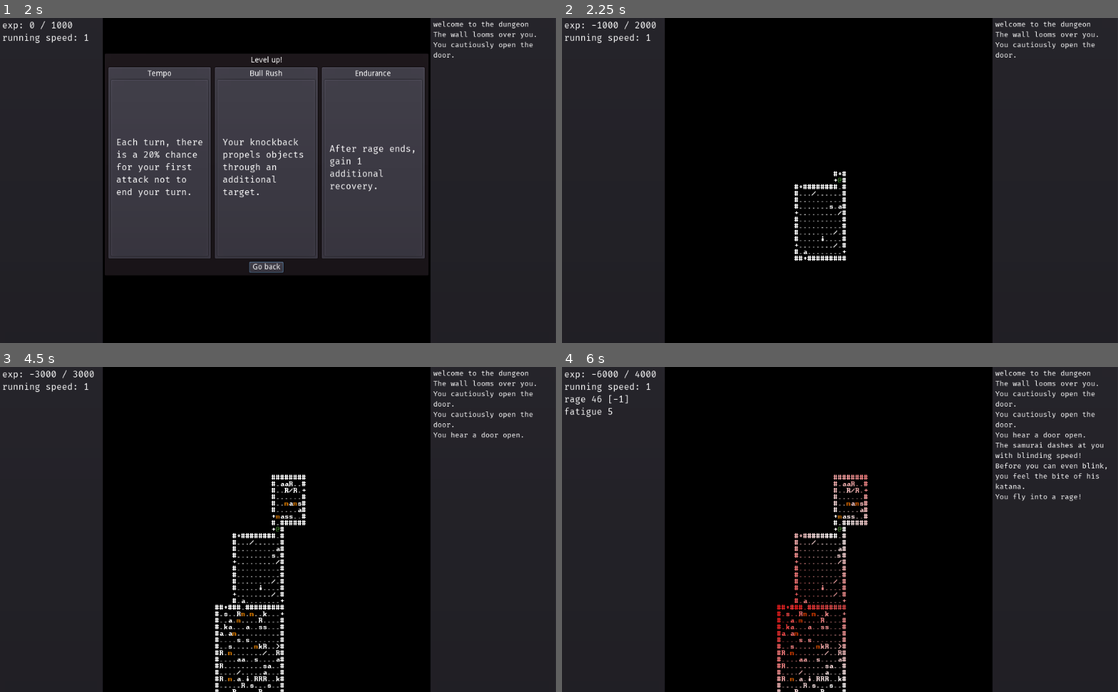
Above: before the commit, frames 1-4 (two rows, left to right).
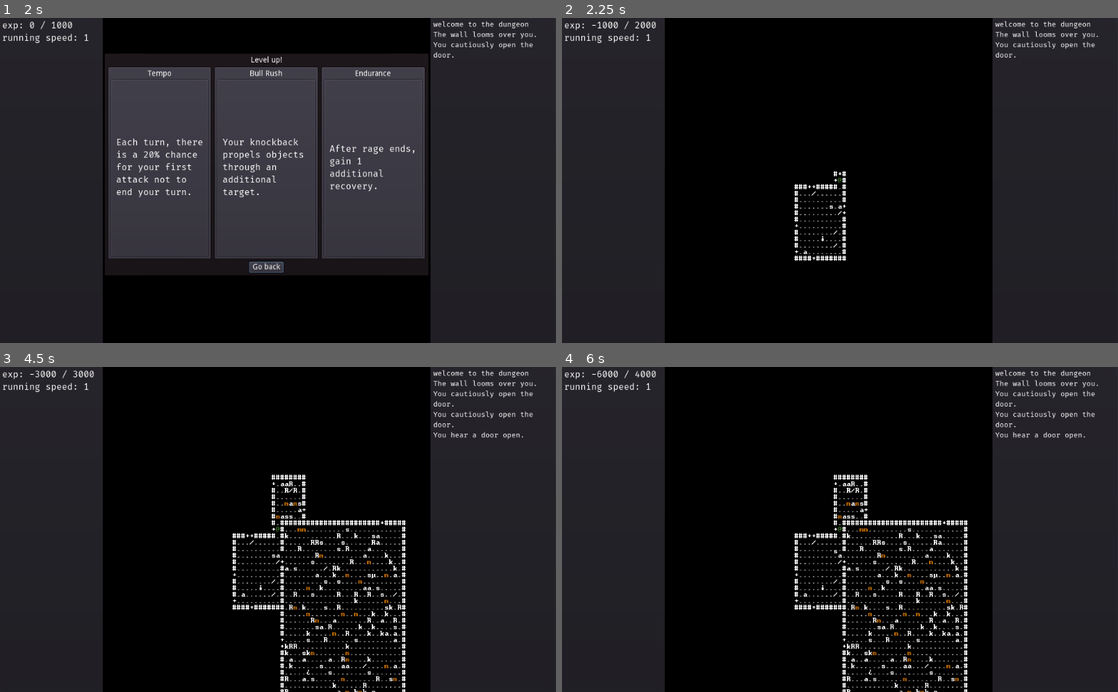
Above: after the commit, the same moments.

Repository: redxaxder/7DRL2022
Game: Godot game, scene res://scenes/root.tscn
Same seed, same stepped clock (60 frames per second), same inputs: the game is played once before the commit and once after it.
Inputs:
- Up to frame 1 (2 s): tap Space (action) at 0.5 s; hold Right (right) 0.53-1.28 s; hold Space (action) 0.53-1.28 s; hold Down (down) from 1.28 s (still down); tap Enter (level_up) at 1.35 s
- Up to frame 2 (2.25 s): release Down (down) at 2 s; click "Each turn, there is a 20% cha…" at 2 s
- Up to frame 3 (4.5 s): tap Enter (level_up) at 2.75 s; hold Right (right) 2.78-3.5 s; hold . (pass) 2.78-3.5 s; click "After gaining a perk (includi…" at 3.5 s; tap Space (action) at 4.25, 4.35 s; hold Up (up) from 4.28 s (still down)
- Up to frame 4 (6 s): tap Enter (level_up) at 5 s; release Up (up) at 5.03 s; hold Enter (level_up) 5.03-5.78 s; hold Left (left) from 5.03 s (still down); tap Space (action) at 5.75 s; tap . (pass) at 5.85 s

Frame 1 is identical in both runs. In frame 2, 0.1% of the frame differs, in the area x 41-52%, y 51-75%; in frame 3, 3.2%; in frame 4, 4.6%, in the area x 0-98%, y 8-100%.

Commit message:
double-doors and immobilization

Diff:
--- a/lib/const.gd
+++ b/lib/const.gd
@@ -28,4 +28,5 @@
 #debuffs
 var THRESH = "threshold"
 var DIV = "divisor"
-var FUMBLE = "fumble"
+var FUMBLE = "weak grip"
+var IMMOBILIZED = "immobilized"
--- a/lib/debuffs.gd
+++ b/lib/debuffs.gd
@@ -4,6 +4,10 @@
 	constants.FUMBLE: {
 		constants.THRESH: 10,
 		constants.DIV: 2,
+	},
+	constants.IMMOBILIZED: {
+		constants.THRESH: 40,
+		constants.DIV: 20,
 	}
 }
 
--- a/scenes/terrain.gd
+++ b/scenes/terrain.gd
@@ -83,8 +83,8 @@
 	return door_placed
 
 func place_exit(room: Vector3):
-	var x = room.x + 2 + (randi() % int(room.z - 2))
-	var y = room.y + 2 + (randi() % int(room.z - 2))
+	var x = room.x + 2 + (randi() % int(room.z - 3))
+	var y = room.y + 2 + (randi() % int(room.z - 3))
 	contents[to_linear(x, y)] = '>'
 
 func is_exit(v: Vector2) -> bool:
@@ -101,17 +101,29 @@
 	# first, check if a door is already placed:
 	var candidates: Array = []
 	var door_placed = false
+	var door_pos
 	for t in cells:
 		var tile = atv(t)
 		if tile == '.':
 			door_placed = true
+			door_pos = t
 		if can_be_door(t):
 #			spawn_door(t.x,t.y)
 			candidates.append(t)
 	#if not, find a place for it
 	if !door_placed && candidates.size() > 0:
-		var v = candidates[randi() % candidates.size()]
+		var ix = randi() % candidates.size()
+		var v: Vector2 = candidates[ix]
 		door_placed = spawn_door(v.x,v.y)
+		if door_placed && (randi() % 2 == 0): # sometimes, we try to make this a double door
+			var adj: Array = []
+			for c in candidates:
+				if v.distance_to(c) < 1.01:
+					adj.append(c)
+			if adj.size() > 0:
+				adj.shuffle()
+				spawn_door(adj[0].x,adj[0].y)
+
 	return door_placed
 
 func room_side(room: Vector3, dir: int) -> Array:
--- a/sprites/pc.gd
+++ b/sprites/pc.gd
@@ -155,6 +155,9 @@
 func try_move(dir) -> bool:
 	var pos = get_pos() + DIR.dir_to_vec(dir)
 	var mobs = locationService.lookup(pos, constants.MOBS)
+	if debuffs.has(self.constants.IMMOBILIZED) and debuffs[self.constants.IMMOBILIZED] > 0:
+		combatLog.say("You are too weak to walk.")
+		return false
 	if mobs.size() > 0 && fatigue > 0 && rage == 0:
 		combatLog.say("You are too exhausted to fight!")
 		return false
